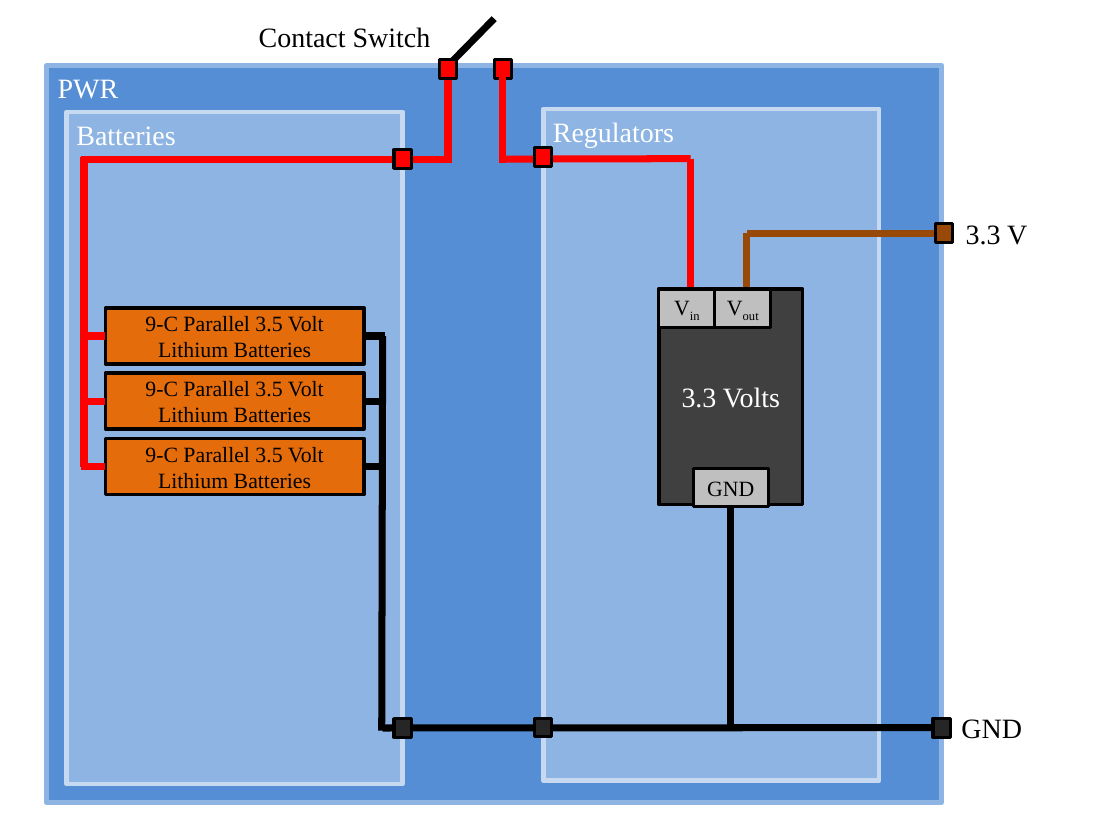
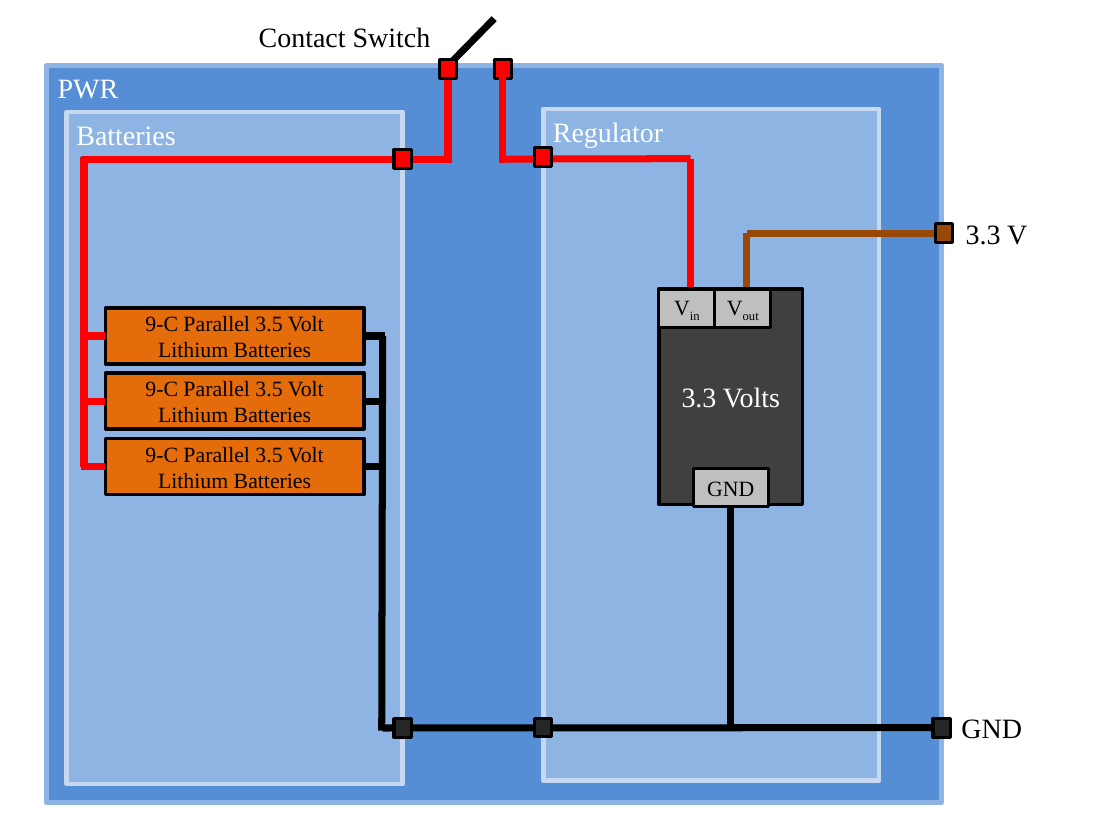
Before and after one commit to RascalSeniorDesign/Preliminary-Design, a slide deck: slide 1 of Power (PWR)/Rascal PWR Block Diagram.pptx. Drawn at 1120x840 pixels with LibreOffice and Linux fonts; fonts in the diff are those of the drawing. Boxes give left, top, right and bottom in pixels: in the first picture for what was removed or moved away, otherwise in the second. Text is boxed around its words. In the diff, an @@ line names an element or a change of style, - is before the commit and + after.

```diff
--- a/Power (PWR)/Rascal PWR Block Diagram.pptx
+++ b/Power (PWR)/Rascal PWR Block Diagram.pptx
@@ text at box(553, 122, 663, 147): text changed @@
-Regulators
+Regulator
```
Also in this commit, not shown: 1 slide added, 3 other files.
